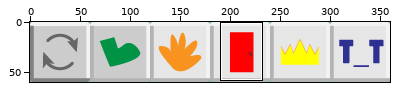
One commit to this sprite sheet: assets/die.png. Above, an overview of the earlier version with the close-up marked.
Close-up. Earlier state:
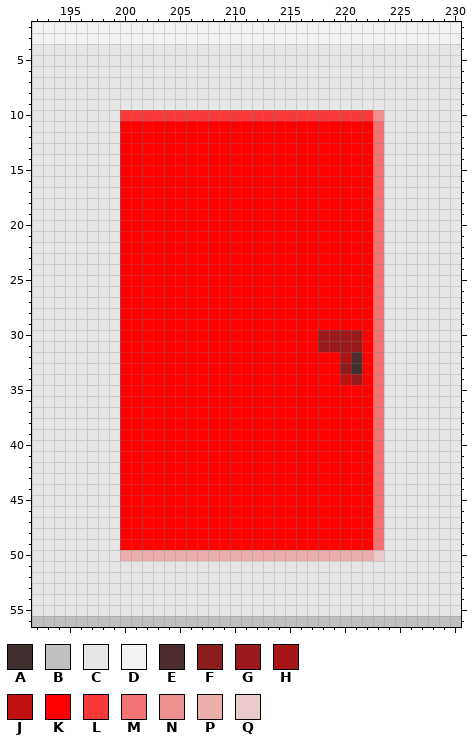
The file is 360x60 pixels. Colours within 5 levels of each other are drawn and written as one. Shown: x 192..230, y 2..56. The commit also changed other parts of the picture, which this record leaves out.
Palette (. is transparent): A #403030  B #c0c0c0  C #e6e6e6  D #f2f2f2  E #4d2d2d  F #8c1d1d  G #991a1a  H #a61616  J #bf1010  K #ff0000  L #f93a3a  M #f37373  N #ef9090  P #ecadad  Q #e9c9c9
New version:
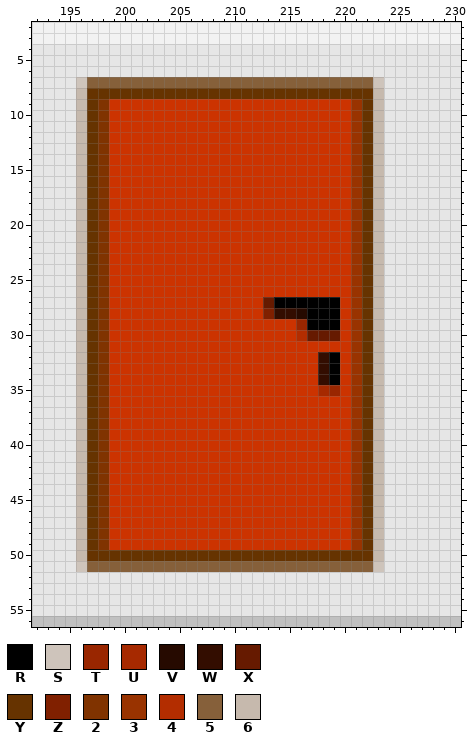
Colours new in this view: R #000000  S #cec4bb  T #992600  U #a62900  V #260a00  W #330d00  X #661a00  Y #663300  Z #802000  2 #803300  3 #993300  4 #b32d00  5 #86603a  6 #c6b9ad
From old to new:
@@ palette @@
-K #ff0000
+K #cc3300
@@ x 192..230 @@
  6 CCCCCCCCCCCCCCCCCCCCCCCCCCCCCCCCCCCCCCC
- 7 CCCCCCCCCCCCCCCCCCCCCCCCCCCCCCCCCCCCCCC
- 8 CCCCCCCCCCCCCCCCCCCCCCCCCCCCCCCCCCCCCCC
- 9 CCCCCCCCCCCCCCCCCCCCCCCCCCCCCCCCCCCCCCC
-10 CCCCCCCCLLLLLLLLLLLLLLLLLLLLLLLNCCCCCCC
-11 CCCCCCCCKKKKKKKKKKKKKKKKKKKKKKKMCCCCCCC
-12 CCCCCCCCKKKKKKKKKKKKKKKKKKKKKKKMCCCCCCC
-13 CCCCCCCCKKKKKKKKKKKKKKKKKKKKKKKMCCCCCCC
-14 CCCCCCCCKKKKKKKKKKKKKKKKKKKKKKKMCCCCCCC
-15 CCCCCCCCKKKKKKKKKKKKKKKKKKKKKKKMCCCCCCC
-16 CCCCCCCCKKKKKKKKKKKKKKKKKKKKKKKMCCCCCCC
-17 CCCCCCCCKKKKKKKKKKKKKKKKKKKKKKKMCCCCCCC
-18 CCCCCCCCKKKKKKKKKKKKKKKKKKKKKKKMCCCCCCC
-19 CCCCCCCCKKKKKKKKKKKKKKKKKKKKKKKMCCCCCCC
-20 CCCCCCCCKKKKKKKKKKKKKKKKKKKKKKKMCCCCCCC
-21 CCCCCCCCKKKKKKKKKKKKKKKKKKKKKKKMCCCCCCC
-22 CCCCCCCCKKKKKKKKKKKKKKKKKKKKKKKMCCCCCCC
-23 CCCCCCCCKKKKKKKKKKKKKKKKKKKKKKKMCCCCCCC
-24 CCCCCCCCKKKKKKKKKKKKKKKKKKKKKKKMCCCCCCC
-25 CCCCCCCCKKKKKKKKKKKKKKKKKKKKKKKMCCCCCCC
-26 CCCCCCCCKKKKKKKKKKKKKKKKKKKKKKKMCCCCCCC
-27 CCCCCCCCKKKKKKKKKKKKKKKKKKKKKKKMCCCCCCC
-28 CCCCCCCCKKKKKKKKKKKKKKKKKKKKKKKMCCCCCCC
-29 CCCCCCCCKKKKKKKKKKKKKKKKKKKKKKKMCCCCCCC
-30 CCCCCCCCKKKKKKKKKKKKKKKKKKGGGGKMCCCCCCC
-31 CCCCCCCCKKKKKKKKKKKKKKKKKKGGGGKMCCCCCCC
-32 CCCCCCCCKKKKKKKKKKKKKKKKKKKKHEKMCCCCCCC
-33 CCCCCCCCKKKKKKKKKKKKKKKKKKKKFAKMCCCCCCC
-34 CCCCCCCCKKKKKKKKKKKKKKKKKKKKJGKMCCCCCCC
-35 CCCCCCCCKKKKKKKKKKKKKKKKKKKKKKKMCCCCCCC
-36 CCCCCCCCKKKKKKKKKKKKKKKKKKKKKKKMCCCCCCC
-37 CCCCCCCCKKKKKKKKKKKKKKKKKKKKKKKMCCCCCCC
-38 CCCCCCCCKKKKKKKKKKKKKKKKKKKKKKKMCCCCCCC
-39 CCCCCCCCKKKKKKKKKKKKKKKKKKKKKKKMCCCCCCC
-40 CCCCCCCCKKKKKKKKKKKKKKKKKKKKKKKMCCCCCCC
-41 CCCCCCCCKKKKKKKKKKKKKKKKKKKKKKKMCCCCCCC
-42 CCCCCCCCKKKKKKKKKKKKKKKKKKKKKKKMCCCCCCC
-43 CCCCCCCCKKKKKKKKKKKKKKKKKKKKKKKMCCCCCCC
-44 CCCCCCCCKKKKKKKKKKKKKKKKKKKKKKKMCCCCCCC
-45 CCCCCCCCKKKKKKKKKKKKKKKKKKKKKKKMCCCCCCC
-46 CCCCCCCCKKKKKKKKKKKKKKKKKKKKKKKMCCCCCCC
-47 CCCCCCCCKKKKKKKKKKKKKKKKKKKKKKKMCCCCCCC
-48 CCCCCCCCKKKKKKKKKKKKKKKKKKKKKKKMCCCCCCC
-49 CCCCCCCCKKKKKKKKKKKKKKKKKKKKKKKMCCCCCCC
-50 CCCCCCCCPPPPPPPPPPPPPPPPPPPPPPPQCCCCCCC
-51 CCCCCCCCCCCCCCCCCCCCCCCCCCCCCCCCCCCCCCC
+ 7 CCCCS55555555555555555555555555SCCCCCCC
+ 8 CCCC6YYYYYYYYYYYYYYYYYYYYYYYYYY6CCCCCCC
+ 9 CCCC6Y2KKKKKKKKKKKKKKKKKKKKKK3Y6CCCCCCC
+10 CCCC6Y2KKKKKKKKKKKKKKKKKKKKKK3Y6CCCCCCC
+11 CCCC6Y2KKKKKKKKKKKKKKKKKKKKKK3Y6CCCCCCC
+12 CCCC6Y2KKKKKKKKKKKKKKKKKKKKKK3Y6CCCCCCC
+13 CCCC6Y2KKKKKKKKKKKKKKKKKKKKKK3Y6CCCCCCC
+14 CCCC6Y2KKKKKKKKKKKKKKKKKKKKKK3Y6CCCCCCC
+15 CCCC6Y2KKKKKKKKKKKKKKKKKKKKKK3Y6CCCCCCC
+16 CCCC6Y2KKKKKKKKKKKKKKKKKKKKKK3Y6CCCCCCC
+17 CCCC6Y2KKKKKKKKKKKKKKKKKKKKKK3Y6CCCCCCC
+18 CCCC6Y2KKKKKKKKKKKKKKKKKKKKKK3Y6CCCCCCC
+19 CCCC6Y2KKKKKKKKKKKKKKKKKKKKKK3Y6CCCCCCC
+20 CCCC6Y2KKKKKKKKKKKKKKKKKKKKKK3Y6CCCCCCC
+21 CCCC6Y2KKKKKKKKKKKKKKKKKKKKKK3Y6CCCCCCC
+22 CCCC6Y2KKKKKKKKKKKKKKKKKKKKKK3Y6CCCCCCC
+23 CCCC6Y2KKKKKKKKKKKKKKKKKKKKKK3Y6CCCCCCC
+24 CCCC6Y2KKKKKKKKKKKKKKKKKKKKKK3Y6CCCCCCC
+25 CCCC6Y2KKKKKKKKKKKKKKKKKKKKKK3Y6CCCCCCC
+26 CCCC6Y2KKKKKKKKKKKKKKKKKKKKKK3Y6CCCCCCC
+27 CCCC6Y2KKKKKKKKKKKKKKXRRRRRRK3Y6CCCCCCC
+28 CCCC6Y2KKKKKKKKKKKKKKZWWVRRRK3Y6CCCCCCC
+29 CCCC6Y2KKKKKKKKKKKKKKKKKTRRRK3Y6CCCCCCC
+30 CCCC6Y2KKKKKKKKKKKKKKKKK4XXXK3Y6CCCCCCC
+31 CCCC6Y2KKKKKKKKKKKKKKKKKKKKKK3Y6CCCCCCC
+32 CCCC6Y2KKKKKKKKKKKKKKKKKKKWRK3Y6CCCCCCC
+33 CCCC6Y2KKKKKKKKKKKKKKKKKKKWRK3Y6CCCCCCC
+34 CCCC6Y2KKKKKKKKKKKKKKKKKKKWRK3Y6CCCCCCC
+35 CCCC6Y2KKKKKKKKKKKKKKKKKKKUTK3Y6CCCCCCC
+36 CCCC6Y2KKKKKKKKKKKKKKKKKKKKKK3Y6CCCCCCC
+37 CCCC6Y2KKKKKKKKKKKKKKKKKKKKKK3Y6CCCCCCC
+38 CCCC6Y2KKKKKKKKKKKKKKKKKKKKKK3Y6CCCCCCC
+39 CCCC6Y2KKKKKKKKKKKKKKKKKKKKKK3Y6CCCCCCC
+40 CCCC6Y2KKKKKKKKKKKKKKKKKKKKKK3Y6CCCCCCC
+41 CCCC6Y2KKKKKKKKKKKKKKKKKKKKKK3Y6CCCCCCC
+42 CCCC6Y2KKKKKKKKKKKKKKKKKKKKKK3Y6CCCCCCC
+43 CCCC6Y2KKKKKKKKKKKKKKKKKKKKKK3Y6CCCCCCC
+44 CCCC6Y2KKKKKKKKKKKKKKKKKKKKKK3Y6CCCCCCC
+45 CCCC6Y2KKKKKKKKKKKKKKKKKKKKKK3Y6CCCCCCC
+46 CCCC6Y2KKKKKKKKKKKKKKKKKKKKKK3Y6CCCCCCC
+47 CCCC6Y2KKKKKKKKKKKKKKKKKKKKKK3Y6CCCCCCC
+48 CCCC6Y2KKKKKKKKKKKKKKKKKKKKKK3Y6CCCCCCC
+49 CCCC6Y2KKKKKKKKKKKKKKKKKKKKKK3Y6CCCCCCC
+50 CCCC6YYYYYYYYYYYYYYYYYYYYYYYYYY6CCCCCCC
+51 CCCCS55555555555555555555555555SCCCCCCC
 52 CCCCCCCCCCCCCCCCCCCCCCCCCCCCCCCCCCCCCCC
